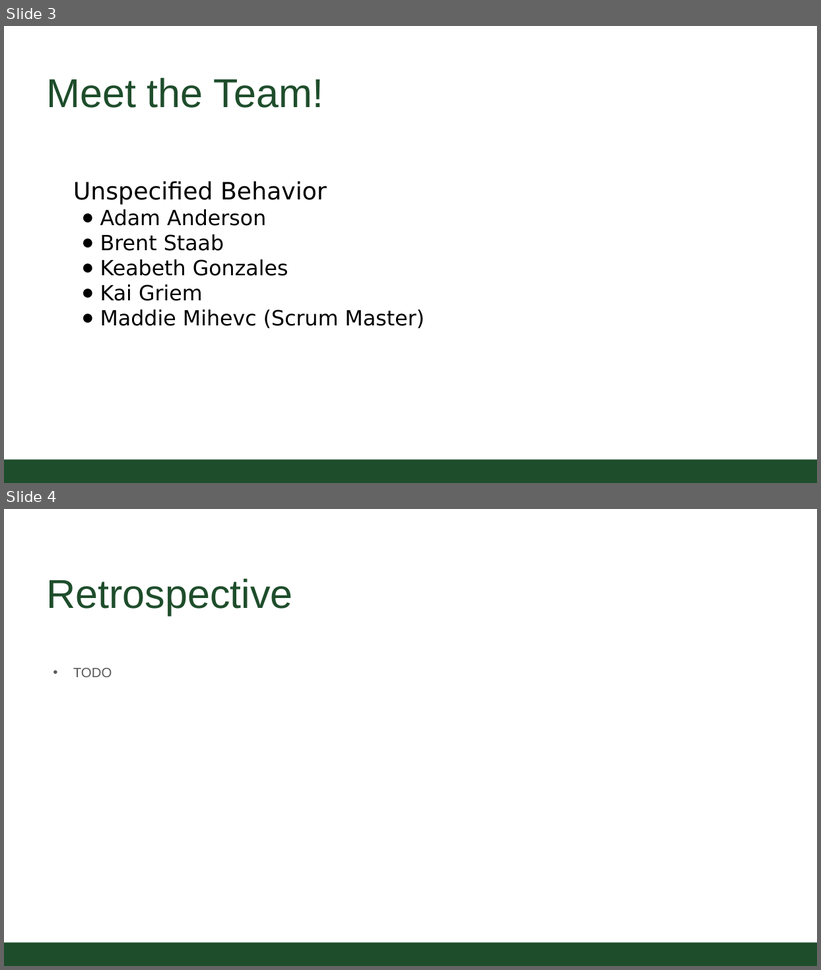
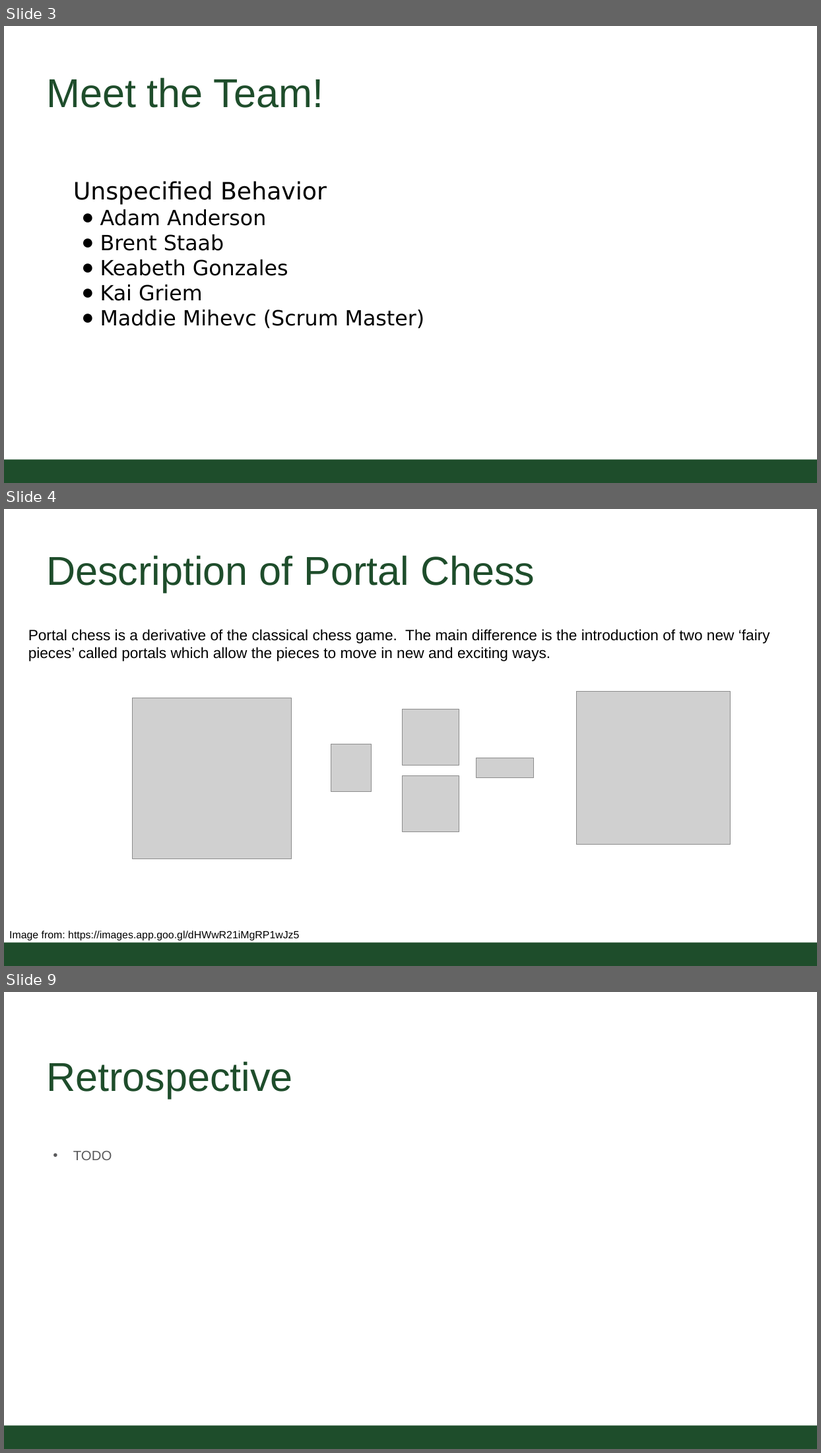
Before and after one commit to bstaab/cs414-f20-UnspecifiedBehavior, a slide deck: Documents/P3Presentation.pptx. Shown one above the other, each under a label of ours: slides 3 and 4 before the commit, slides 3, 4 and 9 after it; the slides between them are not shown. The pictures are 821x970 and 821x1453 pixels, drawn with LibreOffice and Linux fonts; fonts in the diff are those of the drawing; grey boxes stand for pictures; background and template pictures are left out. Boxes give left, top, right and bottom in pixels: in the first picture for what was removed or moved away, otherwise in the second. Text is boxed around its words. In the diff, an @@ line names an element or a change of style, - is before the commit and + after.

```diff
--- a/Documents/P3Presentation.pptx
+++ b/Documents/P3Presentation.pptx
@@ slide 4 added at (4,509,817,966), background #FFFFFF; not listed: 1 template element that a slide beside it also shows @@
@@ title added at (46,555,535,593), 54 pt, text #1E4D2B @@
+Description of Portal Chess
@@ text added at (28,629,770,661), 20 pt, text #000000 @@
+Portal chess is a derivative of the classical chess game. The main difference is the introduction of two new ‘fairy pieces’ called portals which allow the pieces to move in new and exciting ways.
@@ picture added at (133,698,291,859) @@
@@ picture added at (577,691,730,845) @@
@@ picture added at (402,709,459,766) @@
@@ picture added at (331,744,371,792) @@
@@ picture added at (476,758,533,778) @@
@@ picture added at (402,776,459,832) @@
@@ text added at (9,931,299,941), 14 pt, text #000000 @@
+Image from: https://images.app.goo.gl/dHWwR21iMgRP1wJz5
@@ what was slide 4 is now slide 9 @@
```
Also in this commit, not shown: 4 other slides added.
